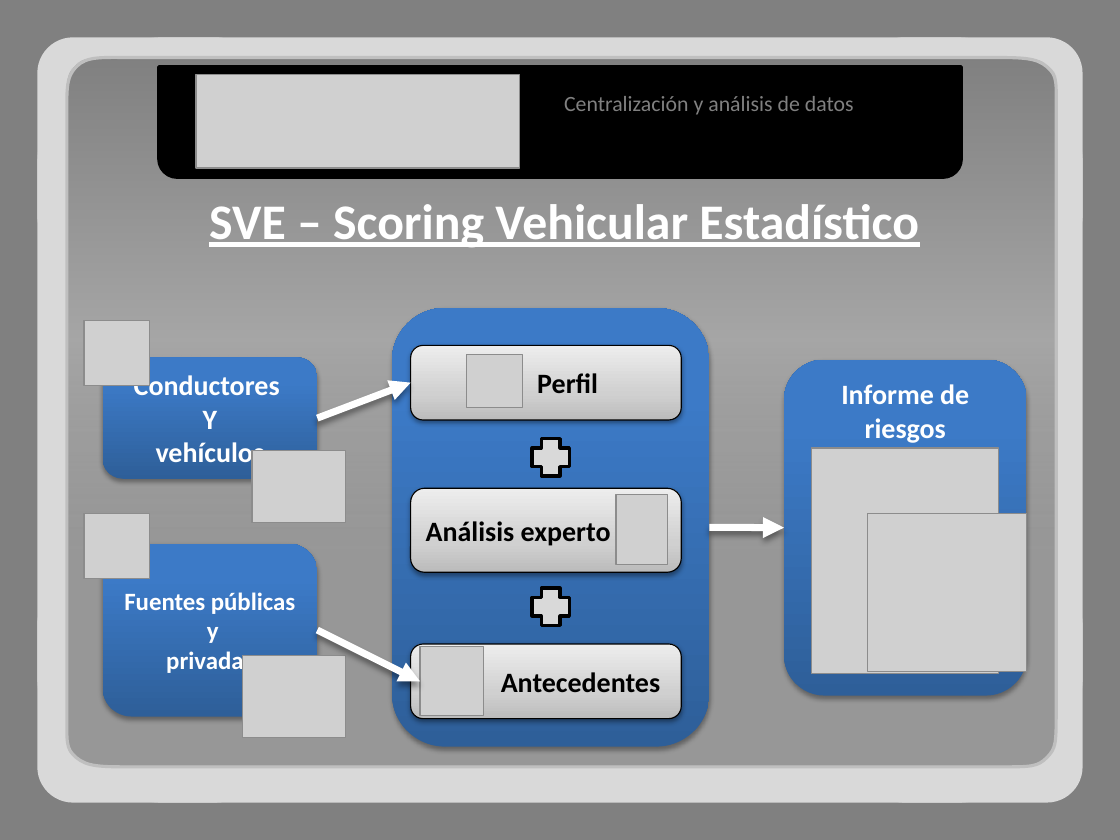
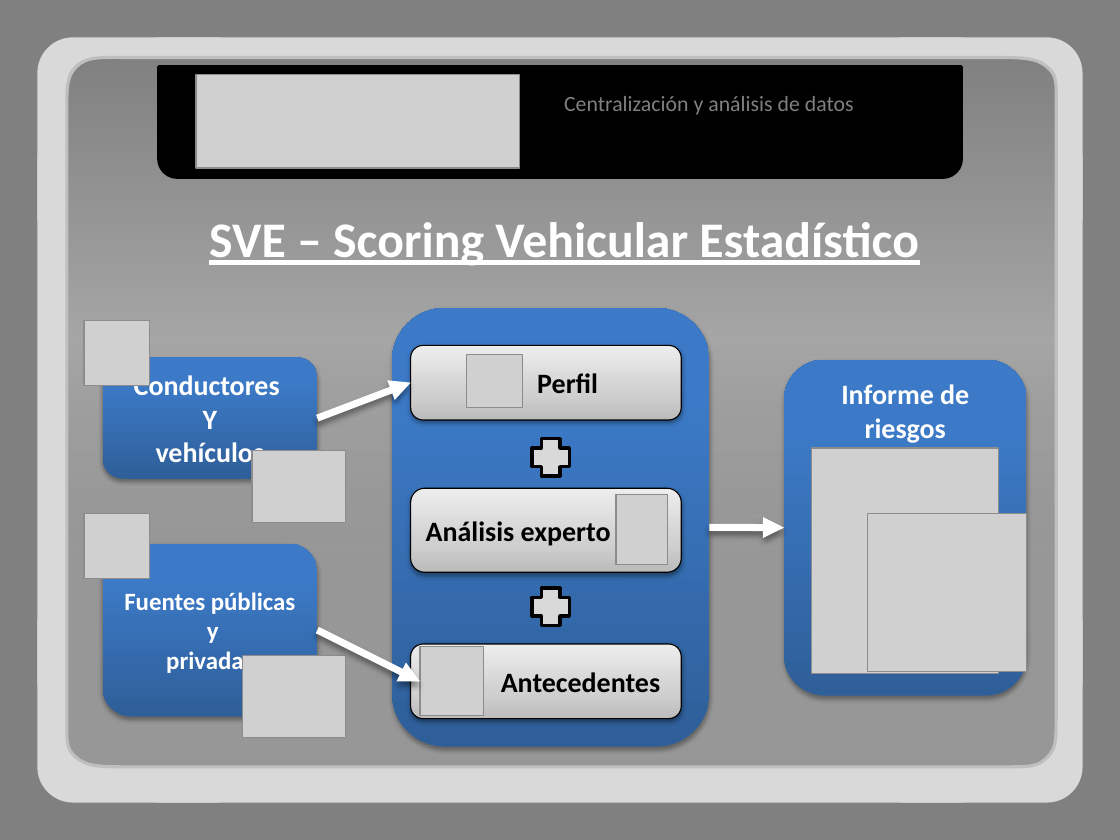
Before and after one commit to adrianachelotti/tallerdesarrollo1ero2011, a slide deck: slide 7 of Presentacion/Comercial/Presentacion Comercial.pptx (slide 6 before the commit). Drawn at 1120x840 pixels with LibreOffice and Linux fonts; fonts in the diff are those of the drawing; grey boxes stand for pictures. Boxes give left, top, right and bottom in pixels: in the first picture for what was removed or moved away, otherwise in the second. Text is boxed around its words. In the diff, an @@ line names an element or a change of style, - is before the commit and + after.

```diff
--- a/Presentacion/Comercial/Presentacion Comercial.pptx
+++ b/Presentacion/Comercial/Presentacion Comercial.pptx
@@ text "SVE – Scoring Vehicular Estadístico": place and size @@
-text "SVE – Scoring Vehicular Estadístico" at bbox=[209, 204, 919, 248]
+text "SVE – Scoring Vehicular Estadístico" at bbox=[209, 222, 919, 266]
```
Also in this commit, not shown: 4 other slides changed, 1 other file.
